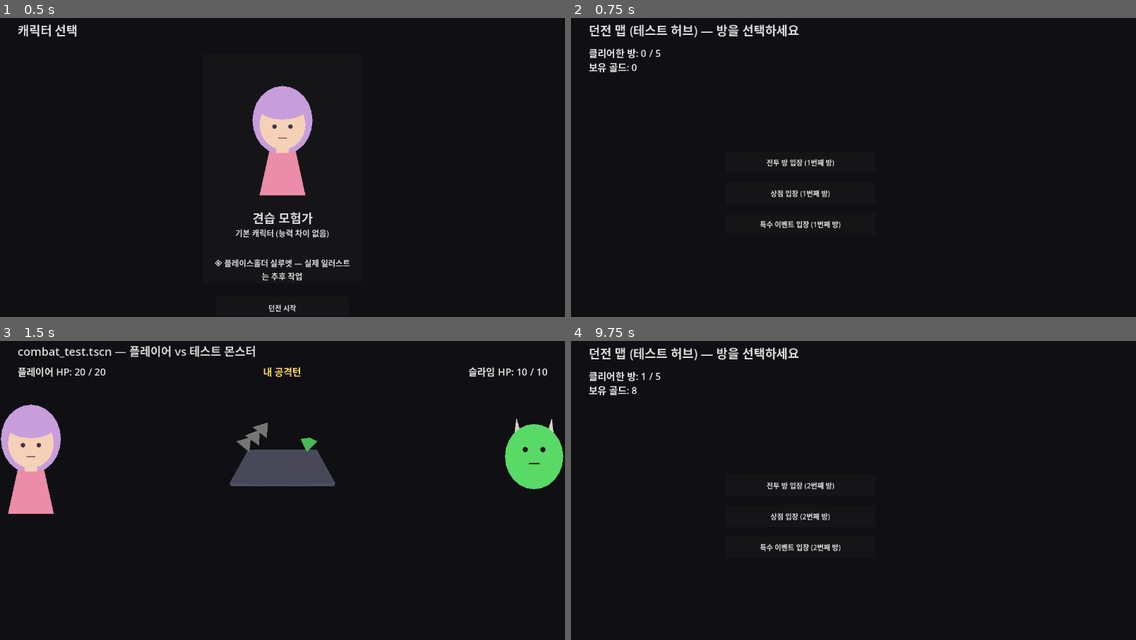
Above: before the commit, frames 1-4 (two rows, left to right).
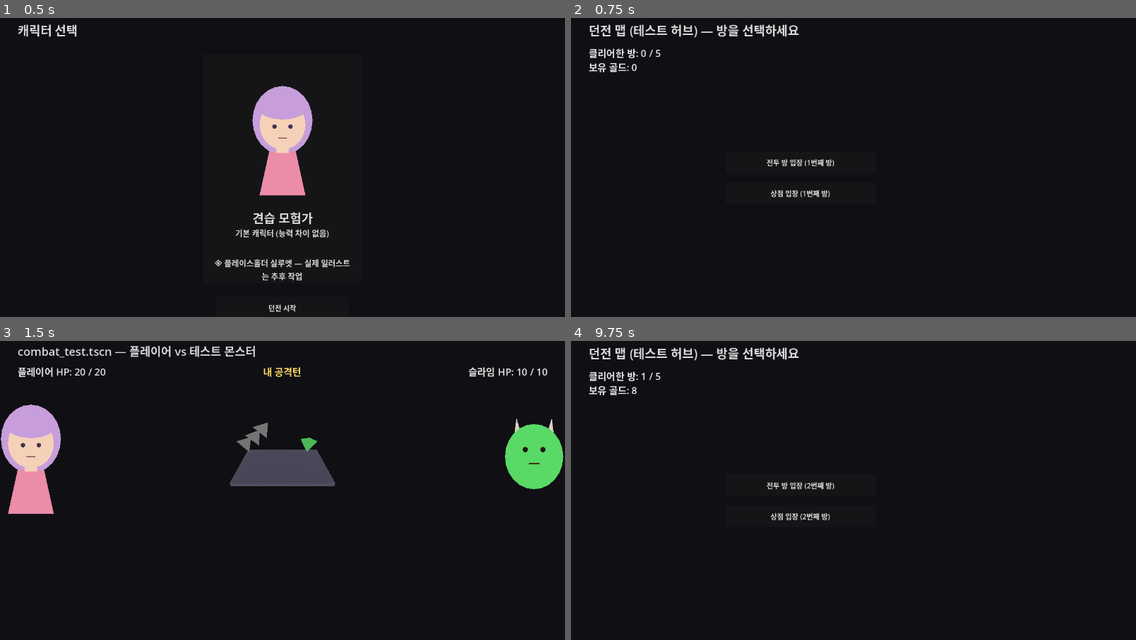
Above: after the commit, the same moments.

Repository: YGseok/ProjectD
Game: Godot game, scene res://code/scenes/character_select.tscn
Same seed, same stepped clock (60 frames per second), same inputs: the game is played once before the commit and once after it. Before the commit the project starts from res://scenes/character_select.tscn.
Inputs:
- Up to frame 1 (0.5 s): no input
- Up to frame 2 (0.75 s): click "던전 시작" at 0.5 s
- Up to frame 3 (1.5 s): click "전투 방 입장 (1번째 방)" at 1.25 s
- Up to frame 4 (9.75 s): tap Enter at 2.75, 5 s; tap Space at 3.5 s; click "공격 주머니에 적용" at 8.75 s; click "던전으로 돌아가기" at 9.5 s

Frame 1 is identical in both runs. In frame 2, 0.2% of the frame differs, in the area x 33-48%, y 67-71%; in frame 3, nothing differs; in frame 4, 0.2%.

Commit message:
chore: 프로젝트 루트 폴더 재구성 + INBOX.md 섹션 정리
INBOX.md 최우선 지시 반영. 이전 세션이 파일 이동만 하고(git rename 스테이징된
채) res:// 경로 수정과 커밋을 마치지 못한 상태로 남아있던 것을 이어받아 완료함.

- docs/(기획+STATUS+feedback), qa_out/(QA 산출물), code/(scenes/systems/dice/qa),
  resources/materials/, Util/loop/(무인 반복 루프)로 루트를 재편.
- scripts/qa_shot.sh만 예외적으로 루트 유지: .claude/settings.json의 승인 허용
  목록이 이 경로를 리터럴로 참조하는데, 이 세션에서는 설정 파일 쓰기가 항상
  승인 거부되어 고칠 수 없었음 (알려진 이슈에 기록).
- 이동 후 .tscn ext_resource / .gd preload,change_scene_to_file / project.godot
  autoload,main_scene / .gitignore / 문서에 남아있던 깨진 구경로 참조를 전부 수정.
- scripts/qa_shot.sh로 character_select/dungeon_map/combat_test/shop/dice_test
  전부 재검증, 크래시 없음 회귀 없음 확인.
- INBOX.md를 남은 이슈/부분 처리됨/처리됨 3섹션으로 재구성 (내용은 보존, 분류만 변경).

Co-Authored-By: Claude Sonnet 5 <noreply@anthropic.com>

Diff:
--- a/dice/die_d4.tscn
+++ b/code/dice/die_d4.tscn
@@ -1,7 +1,7 @@
 [gd_scene load_steps=3 format=3 uid="uid://qa_die_d4"]
 
-[ext_resource type="Script" path="res://dice/die_d4.gd" id="1_script"]
-[ext_resource type="Resource" path="res://dice/materials/plastic.tres" id="2_material"]
+[ext_resource type="Script" path="res://code/dice/die_d4.gd" id="1_script"]
+[ext_resource type="Resource" path="res://resources/materials/plastic.tres" id="2_material"]
 
 [node name="DieD4" type="RigidBody3D"]
 script = ExtResource("1_script")
--- a/qa/visual_qa.gd
+++ b/code/qa/visual_qa.gd
@@ -8,8 +8,8 @@
 ## 동작 방식 (GAME_START 가 설정된 경우에만):
 ##   1. GAME_START 값으로 씬을 찾아 로드한다.
 ##      - 우선순위 1: GAME_START_PATH 환경변수 (전체 res:// 경로를 직접 지정)
-##      - 우선순위 2: res://scenes/<name>/<name>.tscn (폴더당 씬 1개 컨벤션)
-##      - 우선순위 3: res://scenes/<name>.tscn (평면 컨벤션)
+##      - 우선순위 2: res://code/scenes/<name>/<name>.tscn (폴더당 씬 1개 컨벤션)
+##      - 우선순위 3: res://code/scenes/<name>.tscn (평면 컨벤션)
 ##   2. GAME_QA_FRAME 번째 프레임까지 기다린다 (기본 60, 로딩/애니메이션 안정화 목적).
 ##   3. 뷰포트를 이미지로 캡처해 PNG로 저장한다.
 ##      - GAME_QA_OUT 이 지정되면 그 경로(res:// 또는 절대경로)에 저장.
@@ -18,7 +18,7 @@
 ##
 ## 환경변수 목록:
 ##   GAME_START       (필수, QA 모드 트리거) 예: dungeon
-##   GAME_START_PATH  (선택) 씬 경로를 컨벤션 대신 직접 지정. 예: res://scenes/dungeon/dungeon.tscn
+##   GAME_START_PATH  (선택) 씬 경로를 컨벤션 대신 직접 지정. 예: res://code/scenes/dungeon/dungeon.tscn
 ##   GAME_QA_FRAME    (선택, 기본 60) 몇 프레임 후에 캡처할지
 ##   GAME_QA_OUT      (선택) 출력 PNG 경로. 예: res://qa_out/dungeon.png 또는 절대경로
 ##   GAME_QA_CALL     (선택) 캡처 직전에 현재 씬 루트에서 인자 없이 호출할 메서드 이름.
@@ -54,9 +54,9 @@
 	var explicit_path := OS.get_environment("GAME_START_PATH")
 	var scene_path := explicit_path
 	if scene_path.is_empty():
-		scene_path = "res://scenes/%s/%s.tscn" % [_scene_name, _scene_name]
+		scene_path = "res://code/scenes/%s/%s.tscn" % [_scene_name, _scene_name]
 		if not ResourceLoader.exists(scene_path):
-			scene_path = "res://scenes/%s.tscn" % _scene_name
+			scene_path = "res://code/scenes/%s.tscn" % _scene_name
 
 	if not ResourceLoader.exists(scene_path):
 		push_error("[VisualQA] GAME_START='%s' 에 해당하는 씬을 찾을 수 없습니다. 시도한 경로: %s (GAME_START_PATH로 직접 지정 가능)" % [_scene_name, scene_path])
--- a/scenes/character_select.gd
+++ b/code/scenes/character_select.gd
@@ -20,7 +20,7 @@
 
 func _on_start_pressed() -> void:
 	RunState.reset_run()
-	get_tree().change_scene_to_file("res://scenes/dungeon_map.tscn")
+	get_tree().change_scene_to_file("res://code/scenes/dungeon_map.tscn")
 
 
 ## QA 전용: 클릭을 흉내낼 수 없는 자동 스크린샷에서 버튼 동작을 검증하기 위한 래퍼.
--- a/scenes/character_select.tscn
+++ b/code/scenes/character_select.tscn
@@ -1,7 +1,7 @@
 [gd_scene load_steps=5 format=3 uid="uid://qa_character_select"]
 
-[ext_resource type="Script" path="res://scenes/character_select.gd" id="1_script"]
-[ext_resource type="Script" path="res://scenes/character_portrait_placeholder.gd" id="2_portrait"]
+[ext_resource type="Script" path="res://code/scenes/character_select.gd" id="1_script"]
+[ext_resource type="Script" path="res://code/scenes/character_portrait_placeholder.gd" id="2_portrait"]
 
 [sub_resource type="LabelSettings" id="LabelSettings_title"]
 font_size = 28
--- a/scenes/combat_test.gd
+++ b/code/scenes/combat_test.gd
@@ -24,7 +24,7 @@
 ## 기다려야 하는" 상황이 없다. 물리 이상 등으로 끝내 멈추지 않는 경우를 대비해
 ## SETTLE_MAX_WAIT 초과 시 강제로 진행한다 (안전장치).
 
-const DieD4Scene := preload("res://dice/die_d4.tscn")
+const DieD4Scene := preload("res://code/dice/die_d4.tscn")
 
 const SETTLE_LIN_THRESHOLD := 0.08
 const SETTLE_ANG_THRESHOLD := 0.5
@@ -269,7 +269,7 @@
 		RunState.rooms_cleared += 1
 	else:
 		RunState.reset_run()
-	get_tree().change_scene_to_file("res://scenes/dungeon_map.tscn")
+	get_tree().change_scene_to_file("res://code/scenes/dungeon_map.tscn")
 
 
 ## 승리 시 다이스 개조 아이템 2개를 제시하고, 어느 주머니(공격/방어)에 적용할지
--- a/scenes/combat_test.tscn
+++ b/code/scenes/combat_test.tscn
@@ -1,8 +1,8 @@
 [gd_scene load_steps=10 format=3 uid="uid://qa_combat_test"]
 
-[ext_resource type="Script" path="res://scenes/combat_test.gd" id="1_script"]
-[ext_resource type="Script" path="res://scenes/character_portrait_placeholder.gd" id="2_player_portrait"]
-[ext_resource type="Script" path="res://scenes/monster_portrait_placeholder.gd" id="3_monster_portrait"]
+[ext_resource type="Script" path="res://code/scenes/combat_test.gd" id="1_script"]
+[ext_resource type="Script" path="res://code/scenes/character_portrait_placeholder.gd" id="2_player_portrait"]
+[ext_resource type="Script" path="res://code/scenes/monster_portrait_placeholder.gd" id="3_monster_portrait"]
 
 [sub_resource type="LabelSettings" id="LabelSettings_title"]
 font_size = 26
--- a/scenes/dice_test.tscn
+++ b/code/scenes/dice_test.tscn
@@ -1,6 +1,6 @@
 [gd_scene load_steps=3 format=3 uid="uid://qa_dice_test_logic"]
 
-[ext_resource type="Script" path="res://scenes/dice_test.gd" id="1_script"]
+[ext_resource type="Script" path="res://code/scenes/dice_test.gd" id="1_script"]
 
 [sub_resource type="LabelSettings" id="LabelSettings_1"]
 font_size = 18
--- a/scenes/dungeon.tscn
+++ b/code/scenes/dungeon.tscn
@@ -1,6 +1,6 @@
 [gd_scene load_steps=7 format=3 uid="uid://qa_placeholder_dungeon_d"]
 
-[ext_resource type="PackedScene" path="res://dice/die_d4.tscn" id="1_die_d4"]
+[ext_resource type="PackedScene" path="res://code/dice/die_d4.tscn" id="1_die_d4"]
 
 [sub_resource type="LabelSettings" id="LabelSettings_1"]
 font_size = 28
--- a/scenes/dungeon_map.gd
+++ b/code/scenes/dungeon_map.gd
@@ -19,6 +19,21 @@
 ## 제공한다. 다면체 주사위가 나올 수 있다")을 반영한 무료 방으로, scenes/event.tscn에서
 ## systems/event_item_pool.gd(EventItemPool)의 D8/D10/D12급 아이템 중 하나를 골라
 ## 즉시 적용한다 (골드 불필요 — 상점과의 차별점).
+##
+## 방 선택지 무작위 노출: STATUS.md 다음 할 일 큐("3개 방 선택지가 매번 전부 노출되는
+## 대신, 방마다 일부만 무작위로 제시되는 것이 레벨 디자인에 더 가까울 수 있음")를 잠정
+## 반영. "전투 방"은 진행을 보장하기 위해 항상 노출하고, 상점/특수 이벤트는 방(=
+## RunState.rooms_cleared)마다 결정되는 시드로 각각 독립적으로 등장 확률(SHOP_CHANCE/
+## EVENT_CHANCE)을 굴려 노출 여부를 정한다. 같은 방에서는 씬을 다시 그려도(_update_labels
+## 재호출) 같은 결과가 나오도록 rooms_cleared 기반 시드를 쓰되, 게임 전체의 randi()/randf()
+## (전투 판정 등)와 섞이지 않도록 별도 RandomNumberGenerator를 사용한다. 확률 자체는
+## 감으로 잡은 잠정값 — 사람 피드백 필요.
+
+const SHOP_CHANCE := 0.6
+const EVENT_CHANCE := 0.5
+const BUTTON_TOP_START := 320.0
+const BUTTON_SPACING := 70.0
+const BUTTON_HEIGHT := 50.0
 
 @onready var rooms_cleared_label: Label = $RoomsClearedLabel
 @onready var gold_label: Label = $GoldLabel
@@ -26,12 +41,25 @@
 @onready var enter_shop_button: Button = $EnterShopButton
 @onready var enter_event_button: Button = $EnterEventButton
 
+var _shop_available := true
+var _event_available := true
+
 
 func _ready() -> void:
 	enter_combat_button.pressed.connect(_on_combat_button_pressed)
 	enter_shop_button.pressed.connect(_on_shop_button_pressed)
 	enter_event_button.pressed.connect(_on_event_button_pressed)
+	_roll_room_choices()
 	_update_labels()
+
+
+## 현재 방(rooms_cleared) 기준으로 상점/특수 이벤트 노출 여부를 결정한다.
+## 전투 판정에 쓰이는 전역 randi()/randf()와 섞이지 않도록 별도 RNG를 씀.
+func _roll_room_choices() -> void:
+	var rng := RandomNumberGenerator.new()
+	rng.seed = RunState.rooms_cleared * 104729 + 7
+	_shop_available = rng.randf() < SHOP_CHANCE
+	_event_available = rng.randf() < EVENT_CHANCE
 
 
 func _update_labels() -> void:
@@ -46,21 +74,39 @@
 		enter_combat_button.text = "전투 방 입장 (%d번째 방)" % (RunState.rooms_cleared + 1)
 		enter_shop_button.text = "상점 입장 (%d번째 방)" % (RunState.rooms_cleared + 1)
 		enter_event_button.text = "특수 이벤트 입장 (%d번째 방)" % (RunState.rooms_cleared + 1)
-		enter_shop_button.show()
-		enter_event_button.show()
+		enter_shop_button.visible = _shop_available
+		enter_event_button.visible = _event_available
+	_layout_visible_buttons()
+
+
+## 상점/이벤트가 숨겨져도 버튼 사이에 빈 틈이 남지 않도록, 보이는 버튼만 순서대로
+## 다시 세로 배치한다 (전투 방은 항상 첫 자리).
+func _layout_visible_buttons() -> void:
+	var visible_buttons: Array[Button] = [enter_combat_button]
+	if enter_shop_button.visible:
+		visible_buttons.append(enter_shop_button)
+	if enter_event_button.visible:
+		visible_buttons.append(enter_event_button)
+
+	var y := BUTTON_TOP_START
+	for btn in visible_buttons:
+		btn.offset_top = y
+		btn.offset_bottom = y + BUTTON_HEIGHT
+		y += BUTTON_SPACING
 
 
 func _on_combat_button_pressed() -> void:
 	if RunState.is_run_complete():
 		RunState.reset_run()
+		_roll_room_choices()
 		_update_labels()
 	else:
-		get_tree().change_scene_to_file("res://scenes/combat_test.tscn")
+		get_tree().change_scene_to_file("res://code/scenes/combat_test.tscn")
 
 
 func _on_shop_button_pressed() -> void:
-	get_tree().change_scene_to_file("res://scenes/shop.tscn")
+	get_tree().change_scene_to_file("res://code/scenes/shop.tscn")
 
 
 func _on_event_button_pressed() -> void:
-	get_tree().change_scene_to_file("res://scenes/event.tscn")
+	get_tree().change_scene_to_file("res://code/scenes/event.tscn")
--- a/scenes/dungeon_map.tscn
+++ b/code/scenes/dungeon_map.tscn
@@ -1,6 +1,6 @@
 [gd_scene load_steps=4 format=3 uid="uid://qa_dungeon_map"]
 
-[ext_resource type="Script" path="res://scenes/dungeon_map.gd" id="1_script"]
+[ext_resource type="Script" path="res://code/scenes/dungeon_map.gd" id="1_script"]
 
 [sub_resource type="LabelSettings" id="LabelSettings_title"]
 font_size = 28
--- a/scenes/event.gd
+++ b/code/scenes/event.gd
@@ -58,7 +58,7 @@
 	var bag: DiceBag = RunState.player_attack_bag if target == "attack" else RunState.player_defense_bag
 	DiceItemPool.apply(item, bag)
 	RunState.rooms_cleared += 1
-	get_tree().change_scene_to_file("res://scenes/dungeon_map.tscn")
+	get_tree().change_scene_to_file("res://code/scenes/dungeon_map.tscn")
 
 
 ## qa/visual_qa.gd의 GAME_QA_CALL로 호출하기 위한 인자 없는 래퍼 (QA 전용).
--- a/scenes/event.tscn
+++ b/code/scenes/event.tscn
@@ -1,6 +1,6 @@
 [gd_scene load_steps=3 format=3 uid="uid://qa_event"]
 
-[ext_resource type="Script" path="res://scenes/event.gd" id="1_script"]
+[ext_resource type="Script" path="res://code/scenes/event.gd" id="1_script"]
 
 [sub_resource type="LabelSettings" id="LabelSettings_title"]
 font_size = 28
--- a/scenes/shop.gd
+++ b/code/scenes/shop.gd
@@ -86,4 +86,4 @@
 
 func _on_leave_pressed() -> void:
 	RunState.rooms_cleared += 1
-	get_tree().change_scene_to_file("res://scenes/dungeon_map.tscn")
+	get_tree().change_scene_to_file("res://code/scenes/dungeon_map.tscn")
--- a/scenes/shop.tscn
+++ b/code/scenes/shop.tscn
@@ -1,6 +1,6 @@
 [gd_scene load_steps=4 format=3 uid="uid://qa_shop"]
 
-[ext_resource type="Script" path="res://scenes/shop.gd" id="1_script"]
+[ext_resource type="Script" path="res://code/scenes/shop.gd" id="1_script"]
 
 [sub_resource type="LabelSettings" id="LabelSettings_title"]
 font_size = 28
--- a/project.godot
+++ b/project.godot
@@ -6,13 +6,13 @@
 [application]
 
 config/name="ProjectD"
-run/main_scene="res://scenes/character_select.tscn"
+run/main_scene="res://code/scenes/character_select.tscn"
 config/features=PackedStringArray("4.3", "Forward Plus")
 
 [autoload]
 
-VisualQA="*res://qa/visual_qa.gd"
-RunState="*res://systems/run_state.gd"
+VisualQA="*res://code/qa/visual_qa.gd"
+RunState="*res://code/systems/run_state.gd"
 
 [display]
 
--- a/dice/materials/plastic.tres
+++ b/resources/materials/plastic.tres
@@ -1,6 +1,6 @@
 [gd_resource type="Resource" script_class="DiceMaterial" load_steps=2 format=3 uid="uid://qa_dice_material_plastic"]
 
-[ext_resource type="Script" path="res://dice/dice_material.gd" id="1_script"]
+[ext_resource type="Script" path="res://code/dice/dice_material.gd" id="1_script"]
 
 [resource]
 script = ExtResource("1_script")
Renamed: dice/dice_material.gd -> code/dice/dice_material.gd
Renamed: dice/dice_material.gd.uid -> code/dice/dice_material.gd.uid
Renamed: dice/die_d4.gd -> code/dice/die_d4.gd
Renamed: dice/die_d4.gd.uid -> code/dice/die_d4.gd.uid
Renamed: qa/visual_qa.gd.uid -> code/qa/visual_qa.gd.uid
Renamed: scenes/character_portrait_placeholder.gd -> code/scenes/character_portrait_placeholder.gd
Renamed: scenes/character_portrait_placeholder.gd.uid -> code/scenes/character_portrait_placeholder.gd.uid
Renamed: scenes/character_select.gd.uid -> code/scenes/character_select.gd.uid
Renamed: scenes/combat_test.gd.uid -> code/scenes/combat_test.gd.uid
Renamed: scenes/dice_test.gd -> code/scenes/dice_test.gd
Renamed: scenes/dice_test.gd.uid -> code/scenes/dice_test.gd.uid
Renamed: scenes/dungeon_map.gd.uid -> code/scenes/dungeon_map.gd.uid
(and 19 more such lines)
